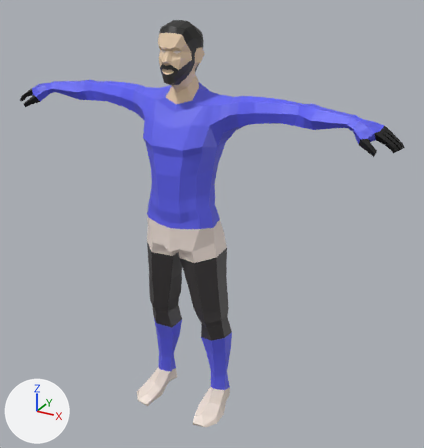
The Blender file Assets/Models/Guy/guy.blend: old version first, new version second.
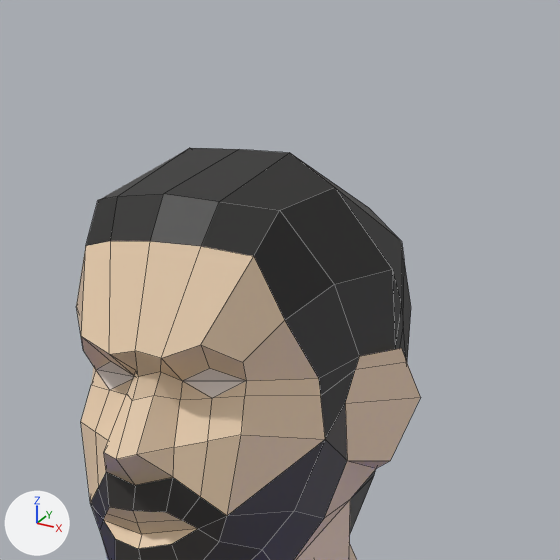
There are two pictures of each version: one whole from a 50 mm camera at (1.415, -2.275, 2.245) aimed at (0.116, 0.087, 1.064), one close up on the part from 35% to 53% of the width and 0% to 17% of the height. Every picture has the same lights, and +X, +Y and +Z are marked at lower left. The close-ups show mesh edges as thin lines.

Script lines for the objects in view, before the commit:
```python
me_mesh = bpy.data.meshes.new('Mesh')
me_mesh.from_pydata(...)  # 457 vertices, 445 faces; spans x 0.0..1.0, y -0.18..0.18, z 0.0..2.03
me_mesh.materials.append(mat_material)  # picture img_pixel
ob_male = bpy.data.objects.new('Male', me_mesh)
ob_male.location = (0.0, 0.0, 0.0)
_m = ob_male.modifiers.new('Mirror', 'MIRROR')
```
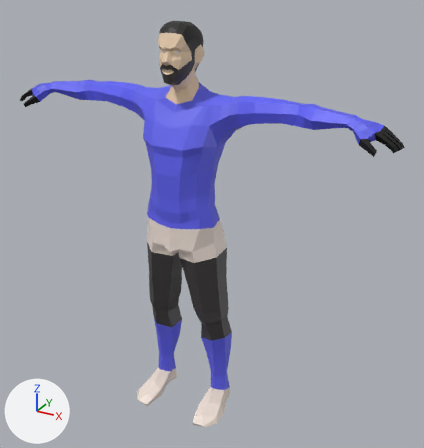
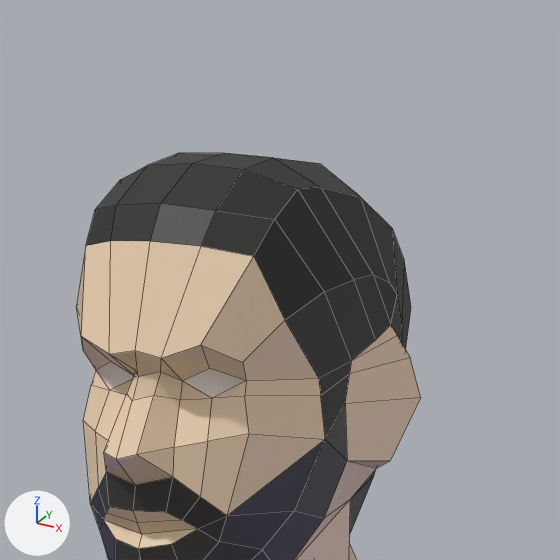
What the commit changed:
me_mesh is used by ob_male; location (0.0, 0.0, 0.0).
me_mesh had 457 vertices, 445 faces and spanned x 0.0..1.0, y -0.18..0.18, z 0.0..2.03.
me_mesh now has 878 vertices, 902 faces and spans x -1.0..1.0, y -0.18..0.18, z 0.0..2.03.
me_mesh part 1: 8 vertices moved from x 0.03..0.1, y -0.02..0.1, z 1.92..2.01 to x 0.03..0.09, y -0.03..0.09, z 1.92..2.01; 5 vertices removed from x 0.0..0.09, y -0.07..0.11, z 1.96..2.03; 426 vertices added at x -1.0..0.09, y -0.18..0.17, z 0.0..2.03.
Object 'Male' (ob_male) loses its MIRROR modifier named 'Mirror'.

Pixel boxes [x1, y1, x2, y2] of what changed, in the close-ups (560 x 560 px):
'Male', reshaped, modifiers changed: before [76, 148, 420, 560]; after [76, 153, 420, 560]
part 1 of me_mesh, built on: before [99, 148, 407, 395]; after [76, 153, 410, 560]
